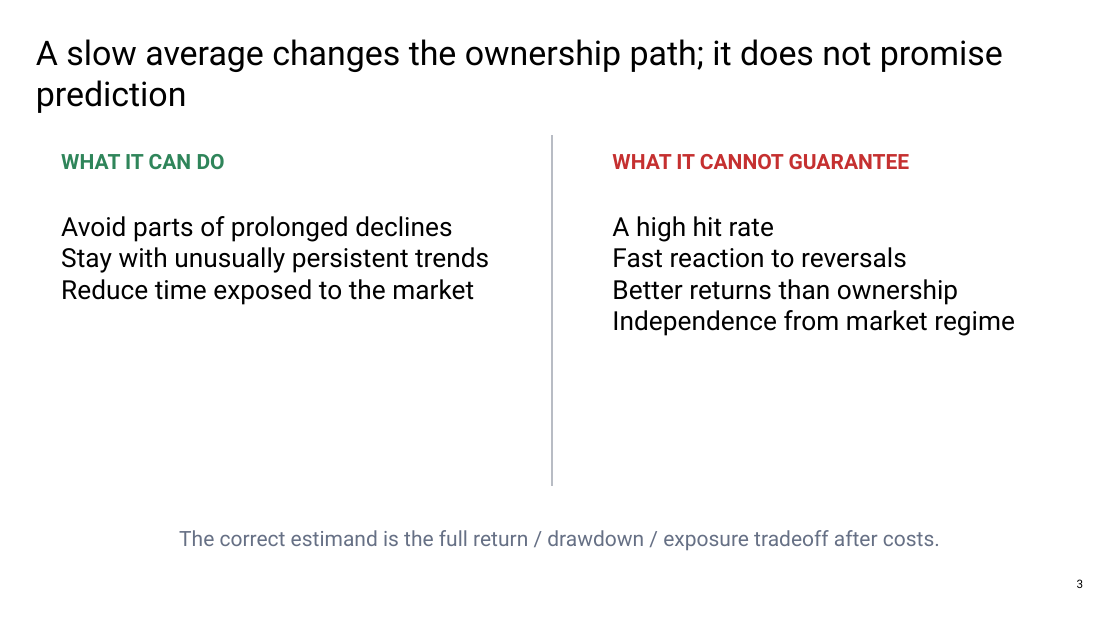
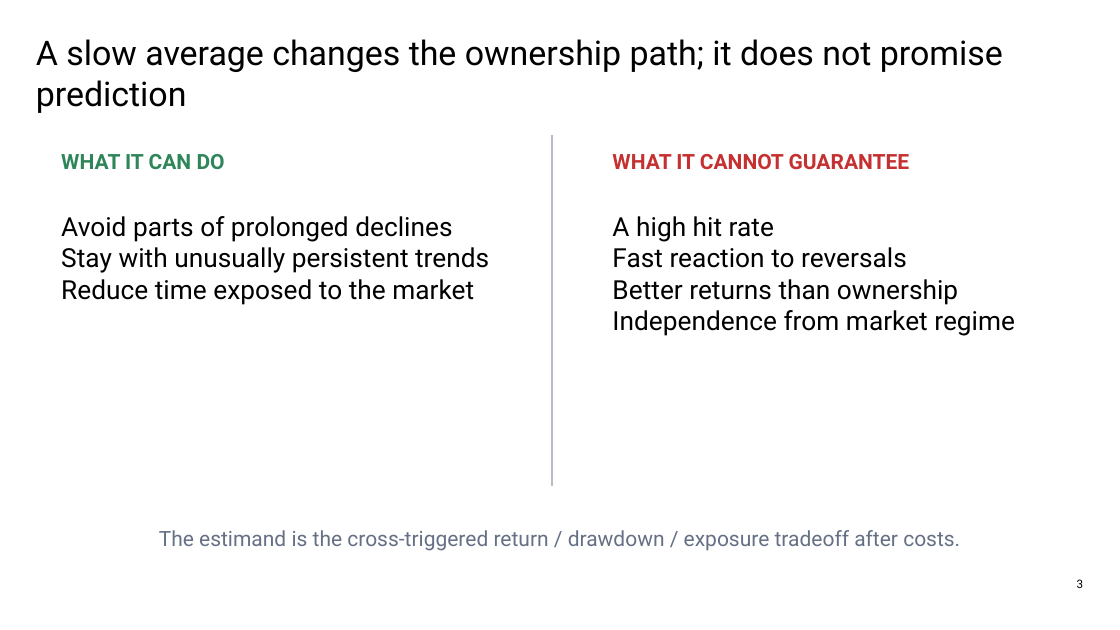
Before and after one commit to Francisc0Franc0/Time-Series-Modeling-Gen5, a slide deck: slide 3 of operator_hypothesis_lab/presentations/hyp_mom_02_1_sma200_cross_wide_discovery_evidence.pptx. Drawn at 1120x630 pixels with LibreOffice and Linux fonts; fonts in the diff are those of the drawing. Boxes give left, top, right and bottom in pixels: in the first picture for what was removed or moved away, otherwise in the second. Text is boxed around its words. In the diff, an @@ line names an element or a change of style, - is before the commit and + after.

Commit message:
Correct HYP-MOM-02.1 to fresh SMA200 crosses

```diff
--- a/operator_hypothesis_lab/presentations/hyp_mom_02_1_sma200_cross_wide_discovery_evidence.pptx
+++ b/operator_hypothesis_lab/presentations/hyp_mom_02_1_sma200_cross_wide_discovery_evidence.pptx
@@ text at (159,530,960,551): text changed @@
-The correct estimand is the full return / drawdown / exposure tradeoff after costs.
+The estimand is the cross-triggered return / drawdown / exposure tradeoff after costs.
```
Also in this commit, not shown: 10 other slides changed, 1 slide added, 1 slide removed, 9 other files.
